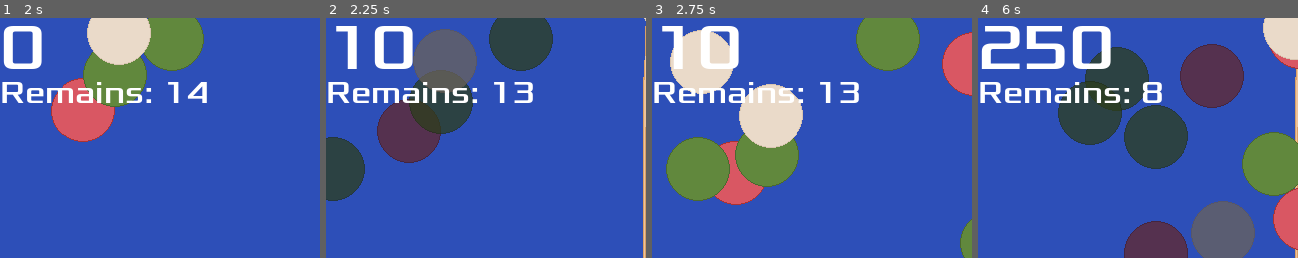
Above: before the commit, frames 1-4 (left to right).
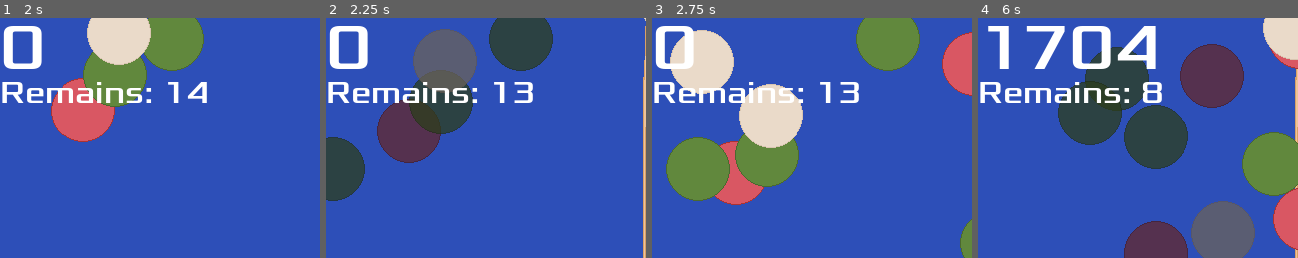
Above: after the commit, the same moments.

Repository: zundouz/ldjam54_odango
Game: Godot game, scene res://main.tscn
Two runs of this game, one before a commit and one after it. Both use one fixed random seed, a clock stepped at 60 frames per second and the inputs below.
Inputs (mouse positions are % of the whole screen's width and height, from its top left):
- Up to frame 1 (2 s): tap Space (space) at 0.5 s; move the mouse to (72, 45) at 0.52 s; hold Up (move_up) 0.53-1.28 s; tap Enter (enter) at 0.6, 1.35 s; move the mouse to (30, 55) at 1.27 s
- Up to frame 2 (2.25 s): move the mouse to (60, 28) at 2.02 s; hold Up (move_up) from 2.03 s (still down); click (60, 28) at 2.1 s
- Up to frame 3 (2.75 s): keep holding Up (move_up); tap Enter (enter) at 2.3 s
- Up to frame 4 (6 s): move the mouse to (45, 70) at 2.77 s; tap Space (space) at 2.85 s; tap Enter (enter) at 3.05, 3.8, 4.35, 5.1 s; move the mouse to (80, 65) at 3.52 s; release Up (move_up) at 3.53 s; tap W (w_key) at 3.6 s; move the mouse to (20, 35) at 4.27 s; move the mouse to (55, 50) at 5.02 s; move the mouse to (35, 25) at 5.77 s; hold Up (move_up) from 5.78 s (still down); click (35, 25) at 5.85 s
The pictures show only the part of the screen within x 0-50%, y 2-52%; the shares and areas given below are measured in that part.

Frame 1 is identical in both runs. In frame 2, 2.9% of the frame differs, in the area x 0-28%, y 3-22%; in frame 3, 2.8%; in frame 4, 3.6%, in the area x 0-56%, y 3-22%.

Commit message:
feat: センターボーナス入れてみた - 数ボーナスとの兼ね合いがむずい…ので要調整かも…

Diff:
--- a/odango.gd
+++ b/odango.gd
@@ -9,6 +9,8 @@
 var is_integrate_force : bool = false
 
 var first_velocity : Vector2 = Vector2.ZERO
+
+var shot_hit_judge_val : int = 36
 
 # Called when the node enters the scene tree for the first time.
 func _ready():
@@ -35,9 +37,11 @@
 
 	# ボタンを押したときに、座標が串の範囲内だったら得点
 	if MyGlobal.is_decide_key_just_pressed():
-		if (global_position.x < Center_X_Pos + 36
-			and global_position.x > Center_X_Pos - 36
+		if (global_position.x < Center_X_Pos + shot_hit_judge_val
+			and global_position.x > Center_X_Pos - shot_hit_judge_val
 			and $SeSwing.playing != true):
+			var center_bonus : int = shot_hit_judge_val - abs(global_position.x - Center_X_Pos)
+			print("score: " + str(center_bonus))
 			# シングルトンのような運用で、複数の団子がヒットしてしまっても効果音は1回しかならないようにする
 			if MyGlobal.is_swing_se_playing_on_odango == false:
 				MyGlobal.is_swing_se_playing_on_odango = true
@@ -52,7 +56,7 @@
 			is_integrate_force = true
 			if MyGlobal.remained_skewer != MyGlobal.remained_skewer_init_val - 1:
 				# スコア加算
-				MyGlobal.score += 10
+				MyGlobal.score += (center_bonus * center_bonus) / 10.0
 
 	if is_shot:
 		death_hide_counter += 1
